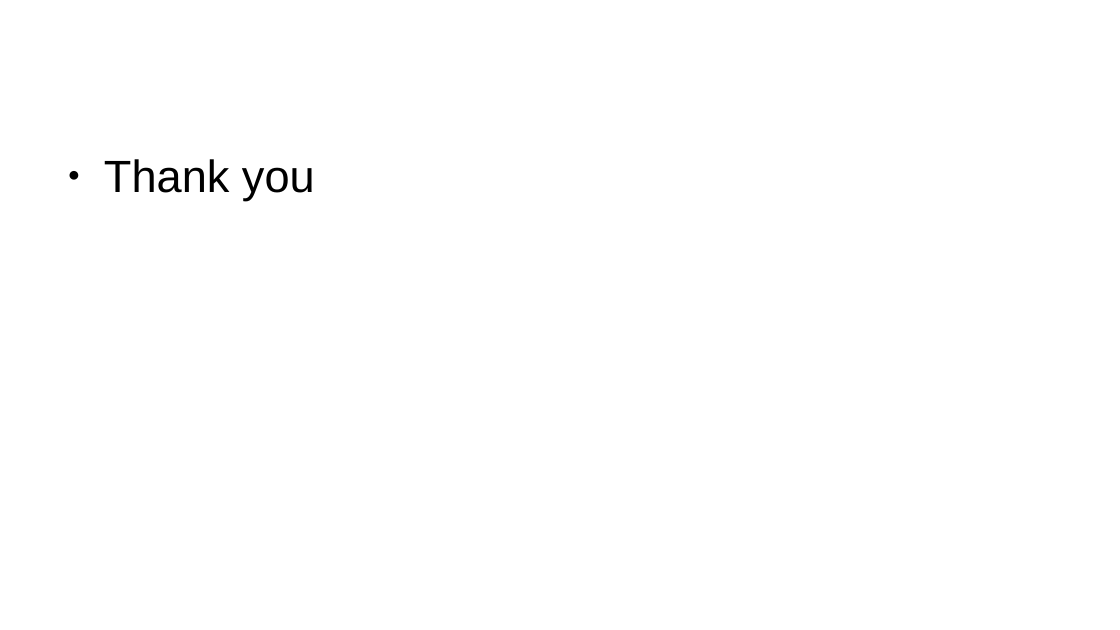
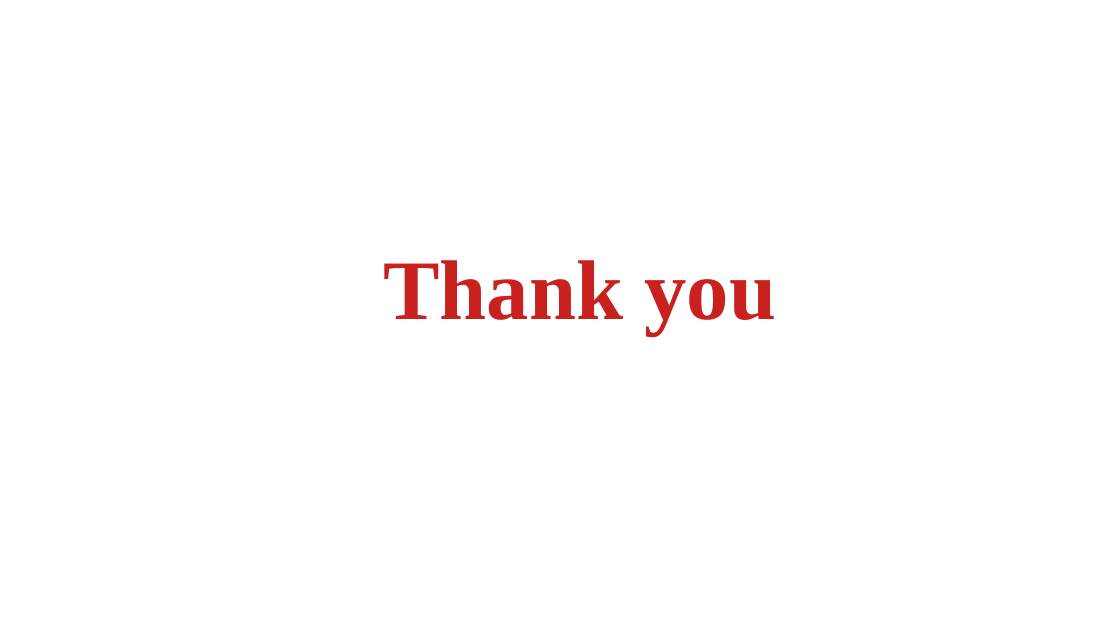
Before and after one commit to anubhavAnora/presentation, a slide deck: slide 12 of Presentation.odp. Drawn at 1120x630 pixels with LibreOffice and Linux fonts; fonts in the diff are those of the drawing. Boxes give left, top, right and bottom in pixels: in the first picture for what was removed or moved away, otherwise in the second. Text is boxed around its words. In the diff, an @@ line names an element or a change of style, - is before the commit and + after.

Commit message:
added thank you page

```diff
--- a/Presentation.odp
+++ b/Presentation.odp
@@ text "Thank you": place and size @@
-text "Thank you" at <box>104,159,315,201</box>
+text "Thank you" at <box>383,260,777,335</box>
@@ text "Thank you" at <box>383,260,777,335</box>: size 32 to 60 pt, font Arial to Times New Roman, text colour #000000 to #C9211E, bold on; alignment left to centre; bullet ● to none @@
```
